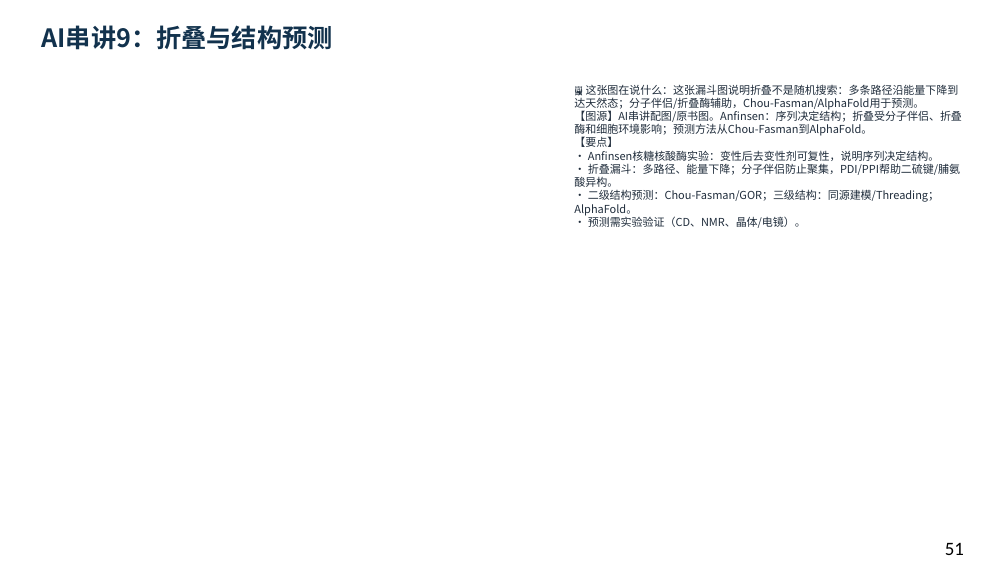
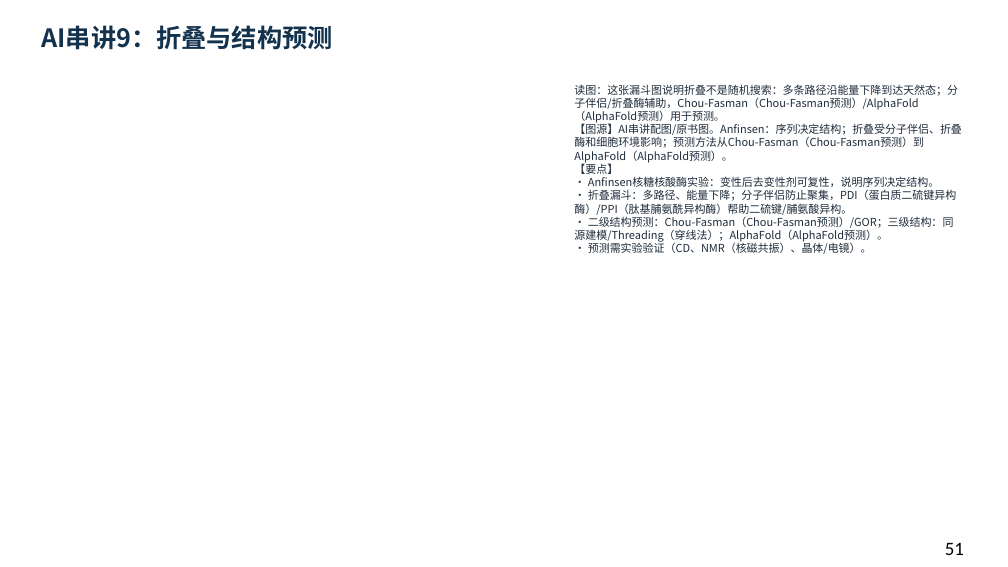
Before and after one commit to newkan-li/Biochemistry, a slide deck: slide 51 of downloads/bc03-ai-style.pptx. Drawn at 1008x567 pixels with LibreOffice and Linux fonts; fonts in the diff are those of the drawing. Boxes give left, top, right and bottom in pixels: in the first picture for what was removed or moved away, otherwise in the second. Text is boxed around its words. In the diff, an @@ line names an element or a change of style, - is before the commit and + after.

```diff
--- a/downloads/bc03-ai-style.pptx
+++ b/downloads/bc03-ai-style.pptx
@@ text at [574, 84, 962, 254]: text changed @@
-🖼 这张图在说什么：这张漏斗图说明折叠不是随机搜索：多条路径沿能量下降到达天然态；分子伴侣/折叠酶辅助，Chou-Fasman/AlphaFold用于预测。
-【图源】AI串讲配图/原书图。Anfinsen：序列决定结构；折叠受分子伴侣、折叠酶和细胞环境影响；预测方法从Chou-Fasman到AlphaFold。
-【要点】
-• Anfinsen核糖核酸酶实验：变性后去变性剂可复性，说明序列决定结构。
-• 折叠漏斗：多路径、能量下降；分子伴侣防止聚集，PDI/PPI帮助二硫键/脯氨酸异构。
-• 二级结构预测：Chou-Fasman/GOR；三级结构：同源建模/Threading；AlphaFold。
-• 预测需实验验证（CD、NMR、晶体/电镜）。
+读图：这张漏斗图说明折叠不是随机搜索：多条路径沿能量下降到达天然态；分子伴侣/折叠酶辅助，Chou-Fasman（Chou-Fasman预测）/AlphaFold（AlphaFold预测）用于预测。
+【图源】AI串讲配图/原书图。Anfinsen：序列决定结构；折叠受分子伴侣、折叠酶和细胞环境影响；预测方法从Chou-Fasman（Chou-Fasman预测）到AlphaFold（AlphaFold预测）。
+【要点】
+• Anfinsen核糖核酸酶实验：变性后去变性剂可复性，说明序列决定结构。
+• 折叠漏斗：多路径、能量下降；分子伴侣防止聚集，PDI（蛋白质二硫键异构酶）/PPI（肽基脯氨酰异构酶）帮助二硫键/脯氨酸异构。
+• 二级结构预测：Chou-Fasman（Chou-Fasman预测）/GOR；三级结构：同源建模/Threading（穿线法）；AlphaFold（AlphaFold预测）。
+• 预测需实验验证（CD、NMR（核磁共振）、晶体/电镜）。
```
Also in this commit, not shown: 87 other slides changed, 3 other files.
